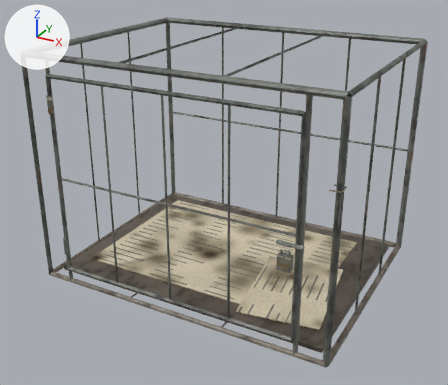
The glTF model examples/game-hanoi-city/assets/hq/people/long_cho_lod1.glb: old version first, new version second.
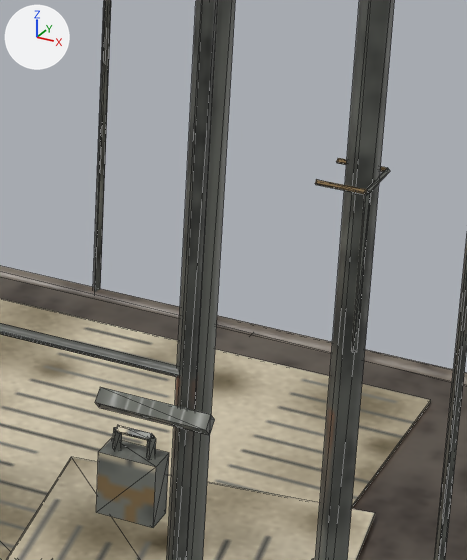
The first picture shows the older version from a camera (50 mm lens) standing at (0.808, -1.521, 0.994) and looking at (0.002, -0.055, 0.261). The close-ups show the older and then the newer version on the part from 57% to 82% of the width and 38% to 73% of the height of that picture. Only the edits that show in the close-ups are written down. The lights are fixed; the arrows at upper left show +X, +Y and +Z. The close-ups show mesh edges as thin lines. Where no turn or scale is listed for an object, it has been applied to the vertices. Vertices at exactly the same position are counted once.

Objects in the first close-up: 'cage_door', 'cage_fixed'.
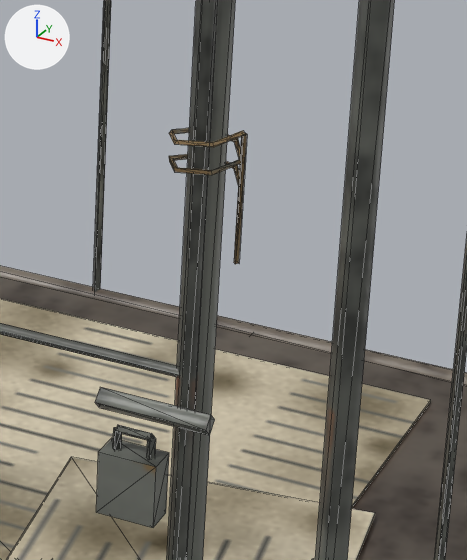
Location of each change, [x1, y1, x2, y2] in pixels of the close-ups (467 x 560 px):
part 1 of me_back_middle, reshaped: before [315, 158, 390, 353]; after [169, 128, 247, 264]
part 2 of me_door_bottom, surface changed: [96, 390, 211, 524] in both

The change in detail:
me_back_middle is used by ob_cage_fixed; location (0.0, 0.0, 0.0).
me_back_middle had 224 vertices, 300 faces and spanned x -0.45..0.451, y -0.361..0.35, z 0.0..0.682.
me_back_middle now has 247 vertices, 350 faces and spans x -0.45..0.45, y -0.364..0.35, z 0.0..0.682.
Part 1, on me_back_middle:
17 vertices are removed from x 0.422..0.451, y -0.359..-0.325, z 0.381..0.472.
30 faces are deleted.
7 vertices move from x 0.422..0.449, y -0.355..-0.323, z 0.381..0.472 to x 0.367..0.38, y -0.347..-0.328, z 0.411..0.485.
40 vertices are added at x 0.336..0.379, y -0.364..-0.327, z 0.454..0.486.
80 new faces join them.
me_door_bottom has 92 vertices, 124 faces and spans x -0.361..0.375, y -0.383..-0.344, z 0.05..0.632.
me_door_bottom is used by ob_cage_door; location (0.0, 0.0, 0.0).
me_door_bottom part 2: texture (UV) coordinates of 58 of 124 faces, centred in x 0.31..0.375, y -0.383..-0.359, z 0.261..0.325, changed; they spanned u 0.71..0.88, v 0.68..0.79 and now span u 0.71..0.97, v 0.71..0.84.
